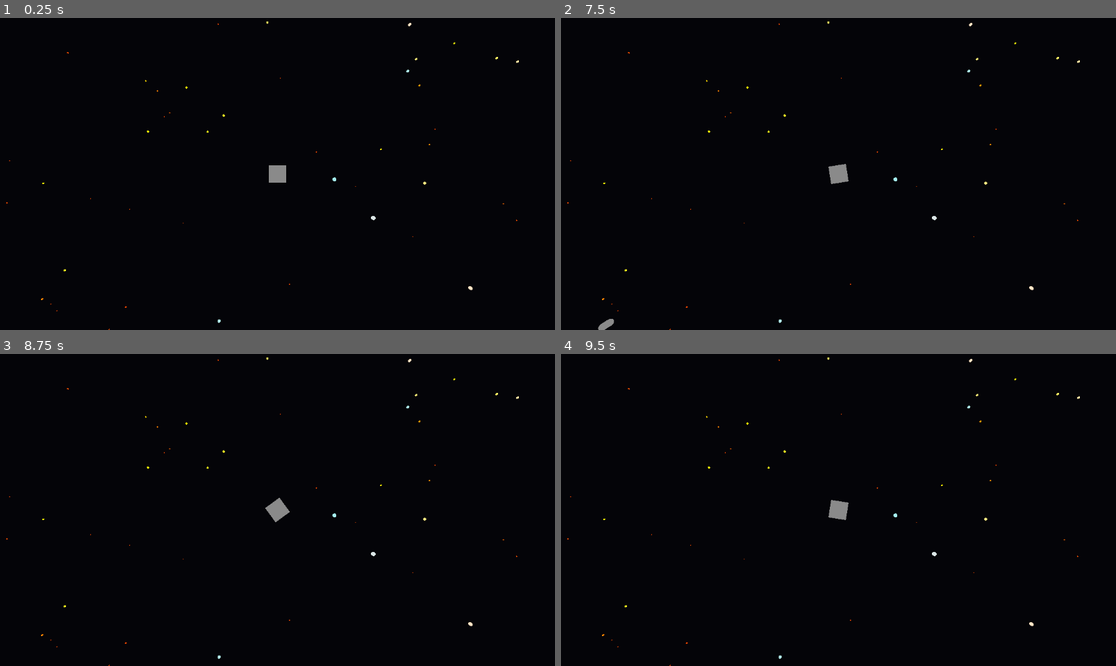
Above: before the commit, frames 1-4 (two rows, left to right).
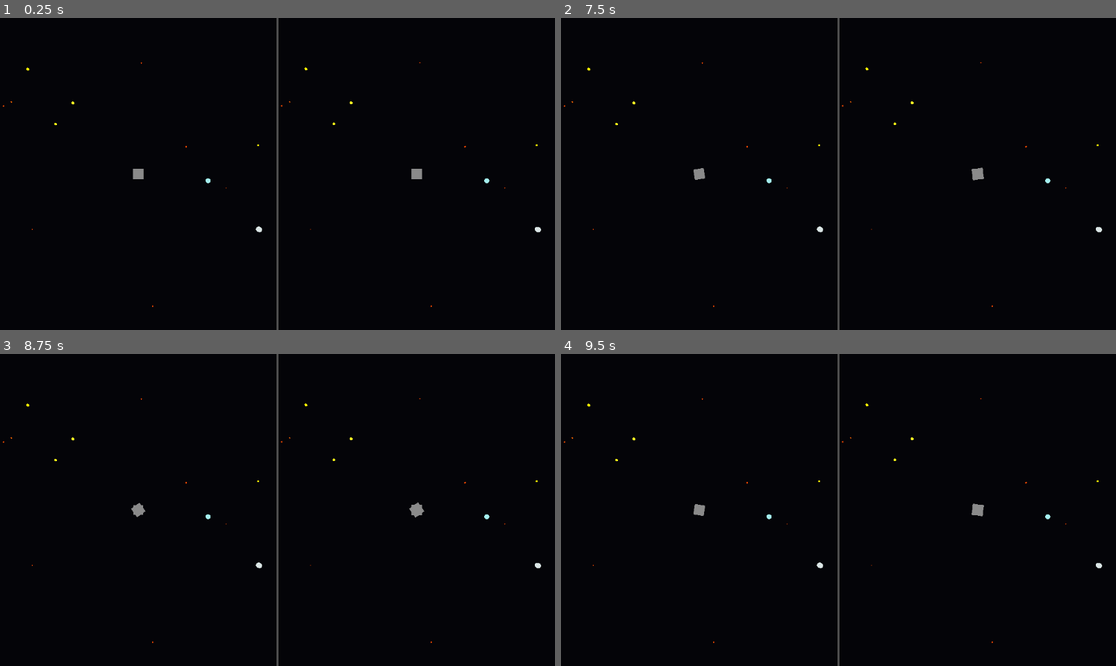
Above: after the commit, the same moments.

Repository: the-alex-g/NewSpaceGame
Game: Godot game, scene res://main/main.tscn
Same seed, same stepped clock (60 frames per second), same inputs: the game is played once before the commit and once after it.
Inputs:
- Up to frame 1 (0.25 s): no input
- Up to frame 2 (7.5 s): tap Enter at 0.5, 7.25 s; hold D (right) 0.53-1.28 s; tap Space (fire_missile) at 0.6, 2.85, 3.5, 5.1, 7.35 s; hold A (left) 1.28-2.03 s; tap W (fire_phaser) at 1.35, 5.85 s; hold D (right) 2.03-2.78 s; tap S (toggle_shields) at 2.1, 4.35, 6.6 s; hold Q (decrease_thrust) 2.78-3.53 s; hold W (fire_phaser) 3.53-4.28 s; hold A (left) 3.53-5.78 s; hold D (right) 5.78-6.53 s; hold Q (decrease_thrust) 6.53-7.28 s; hold D (right) from 7.28 s (still down)
- Up to frame 3 (8.75 s): release D (right) at 8.03 s; hold A (left) from 8.03 s (still down); hold W (fire_phaser) from 8.03 s (still down)
- Up to frame 4 (9.5 s): keep holding A (left); release W (fire_phaser) at 8.78 s; tap S (toggle_shields) at 8.85 s

The runs differ from the first frame. In frame 1, 0.9% of the frame differs, in the area x 0-98%, y 0-100%; in frame 2, 1.0%; in frame 3, 0.9%; in frame 4, 0.9%.

Commit message:
Add missiles and phasers

Diff:
--- a/project/main/main.gd
+++ b/project/main/main.gd
@@ -6,6 +6,7 @@
 func on_player_missile_launch_requested(player: Player) -> void:
 	var missile = load("res://missile/missile.tscn").instantiate()
 	_missile_container.add_child(missile)
+	missile.launcher = player
 	missile.global_position = player.global_position + \
 		Vector3.DOWN * 3 + \
 		Vector3.FORWARD.rotated(Vector3.UP, player.rotation.y) * player.speed / 100
--- a/project/main/main.tscn
+++ b/project/main/main.tscn
@@ -1,8 +1,7 @@
-[gd_scene load_steps=8 format=3 uid="uid://dmt1goqc2tg2b"]
+[gd_scene load_steps=7 format=3 uid="uid://dmt1goqc2tg2b"]
 
 [ext_resource type="Script" uid="uid://pj68ya5vuexn" path="res://main/main.gd" id="1_ig7tw"]
 [ext_resource type="Script" uid="uid://df0orlu2um7s6" path="res://main/player_display_container.gd" id="2_c651c"]
-[ext_resource type="PackedScene" uid="uid://djvi11yd6tng5" path="res://player_display.tscn" id="2_pjrb6"]
 [ext_resource type="Script" uid="uid://bh4o3gwqj3x2a" path="res://main/starfield.gd" id="3_xwkvk"]
 
 [sub_resource type="Environment" id="Environment_vouji"]
@@ -33,9 +32,6 @@
 grow_vertical = 2
 script = ExtResource("2_c651c")
 
-[node name="PlayerDisplay" parent="PlayerDisplayContainer" instance=ExtResource("2_pjrb6")]
-layout_mode = 2
-
 [node name="StarField" type="MultiMeshInstance3D" parent="."]
 script = ExtResource("3_xwkvk")
 size = 10000.0
@@ -45,5 +41,3 @@
 metadata/_custom_type_script = "uid://bh4o3gwqj3x2a"
 
 [node name="MissileContainer" type="Node3D" parent="."]
-
-[connection signal="missile_launch_requested" from="PlayerDisplayContainer/PlayerDisplay" to="." method="on_player_missile_launch_requested"]
--- a/project/main/player_display_container.gd
+++ b/project/main/player_display_container.gd
@@ -1,4 +1,8 @@
 extends GridContainer
+
+
+func _ready() -> void:
+	add_players(2)
 
 
 func add_players(count: int) -> void:
--- a/project/main/starfield.gd
+++ b/project/main/starfield.gd
@@ -1,9 +1,9 @@
 class_name StarField
 extends MultiMeshInstance3D
 
-@export var near := 400.0
-@export var far := 800.0
-@export var size := 1000.0
+@export var near := 300.0
+@export var far := 700.0
+@export var size := 500.0
 @export var star_count := 4000
 @export var min_star_radius := 2.0
 @export var max_star_radius := 10.0
--- a/project/missile/missile.gd
+++ b/project/missile/missile.gd
@@ -2,7 +2,8 @@
 extends CharacterBody3D
 
 var damage := 0.0
-var speed := 175
+var speed := 20
+var launcher : Player
 
 
 func _physics_process(delta: float) -> void:
@@ -11,3 +12,9 @@
 
 func _on_timer_timeout() -> void:
 	queue_free()
+
+
+func _on_area_3d_body_entered(body: Node3D) -> void:
+	if not body == launcher and not body == self:
+		body.damage(damage)
+		queue_free()
--- a/project/missile/missile.tscn
+++ b/project/missile/missile.tscn
@@ -9,6 +9,9 @@
 [sub_resource type="CapsuleMesh" id="CapsuleMesh_w25oy"]
 radius = 0.25
 height = 1.0
+
+[sub_resource type="BoxShape3D" id="BoxShape3D_yplei"]
+size = Vector3(0.5, 3, 1)
 
 [node name="Missile" type="CharacterBody3D"]
 script = ExtResource("1_yplei")
@@ -25,4 +28,11 @@
 wait_time = 5.0
 autostart = true
 
+[node name="Area3D" type="Area3D" parent="."]
+
+[node name="CollisionShape3D" type="CollisionShape3D" parent="Area3D"]
+transform = Transform3D(1, 0, 0, 0, 1, 0, 0, 0, 1, 0, 1.5, 0)
+shape = SubResource("BoxShape3D_yplei")
+
 [connection signal="timeout" from="Timer" to="." method="_on_timer_timeout"]
+[connection signal="body_entered" from="Area3D" to="." method="_on_area_3d_body_entered"]
--- a/project/player/player.gd
+++ b/project/player/player.gd
@@ -22,7 +22,7 @@
 var max_fuel := 100.0
 var fuel_regeneration := 10.0
 var thrust_fuel_burn_multiplier := 2.5
-var thrust_speed_multiplier := 25.0
+var thrust_speed_multiplier := 2.0
 var speed : float :
 	get():
 		return _thrust * thrust_speed_multiplier
@@ -53,6 +53,9 @@
 
 
 func _physics_process(delta: float) -> void:
+	if index != 0:
+		return
+
 	if Input.is_action_just_pressed("increase_thrust"):
 		_thrust += 1
 	if Input.is_action_just_pressed("decrease_thrust"):
--- a/project/player/player.tscn
+++ b/project/player/player.tscn
@@ -19,7 +19,7 @@
 mesh = SubResource("BoxMesh_kqu6x")
 
 [node name="Camera3D" type="Camera3D" parent="."]
-transform = Transform3D(1, 0, 0, 0, -4.37114e-08, 1, 0, -1, -4.37114e-08, 0, 12, 0)
+transform = Transform3D(1, 0, 0, 0, -4.37114e-08, 1, 0, -1, -4.37114e-08, 0, 20, 0)
 current = true
 
 [node name="PhaserArea" type="Area3D" parent="."]
Not shown: 1 places in project/missile/missile.tscn that only renumber resources
